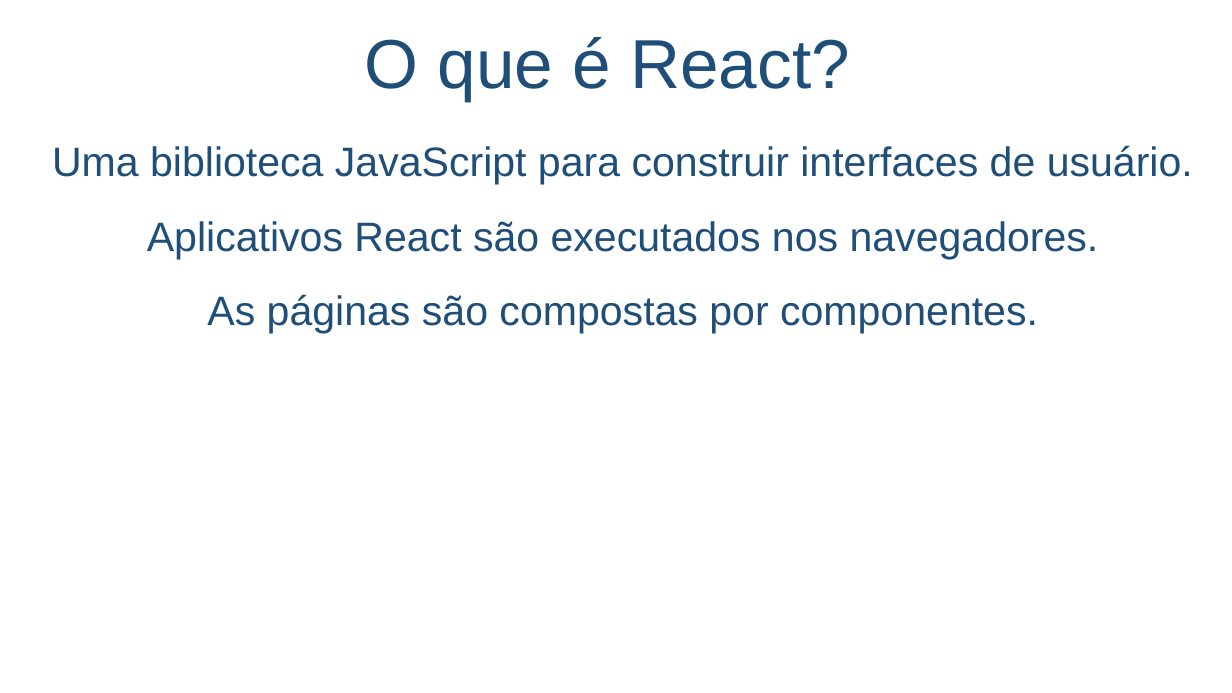
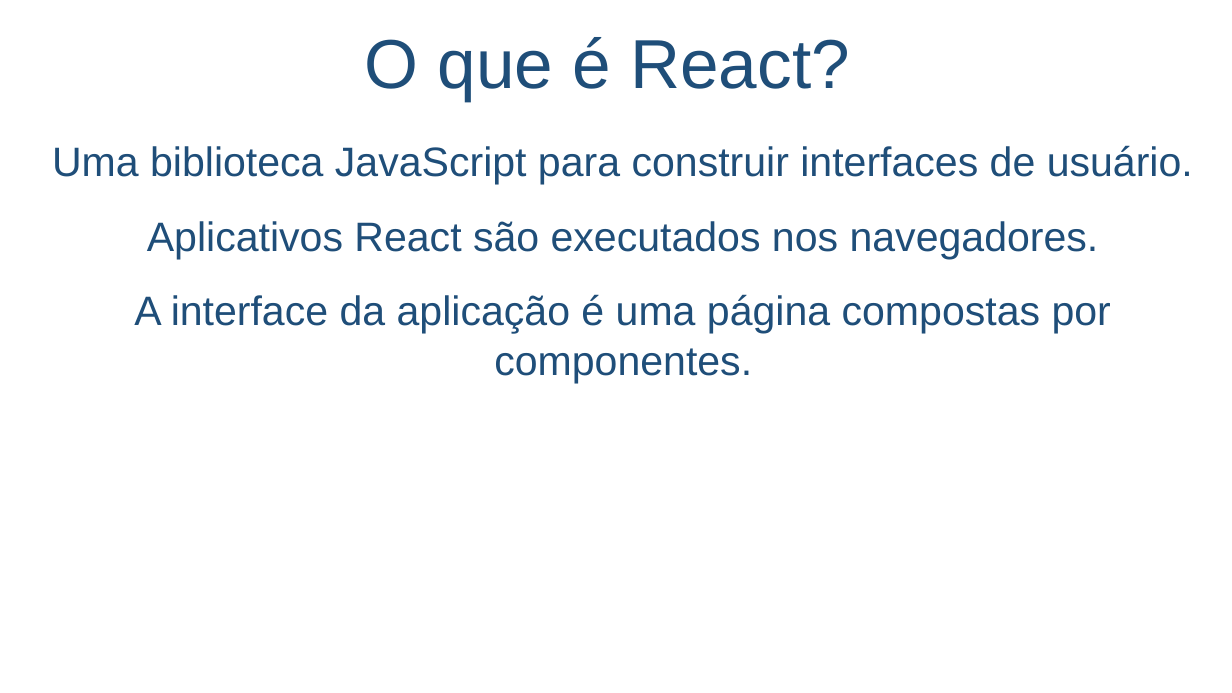
Before and after one commit to salmo-jr/public-slides, a slide deck: slide 2 of React.pptx. Drawn at 1232x693 pixels with LibreOffice and Linux fonts; fonts in the diff are those of the drawing; background and template pictures are left out. Boxes give left, top, right and bottom in pixels: in the first picture for what was removed or moved away, otherwise in the second. Text is boxed around its words. In the diff, an @@ line names an element or a change of style, - is before the commit and + after.

```diff
--- a/React.pptx
+++ b/React.pptx
@@ text at [134,294,1111,383]: text changed @@
-As páginas são compostas por componentes.
+A interface da aplicação é uma página compostas por componentes.
```
Also in this commit, not shown: 3 other slides changed, 8 slides added, 5 slides removed, 2 other files.
